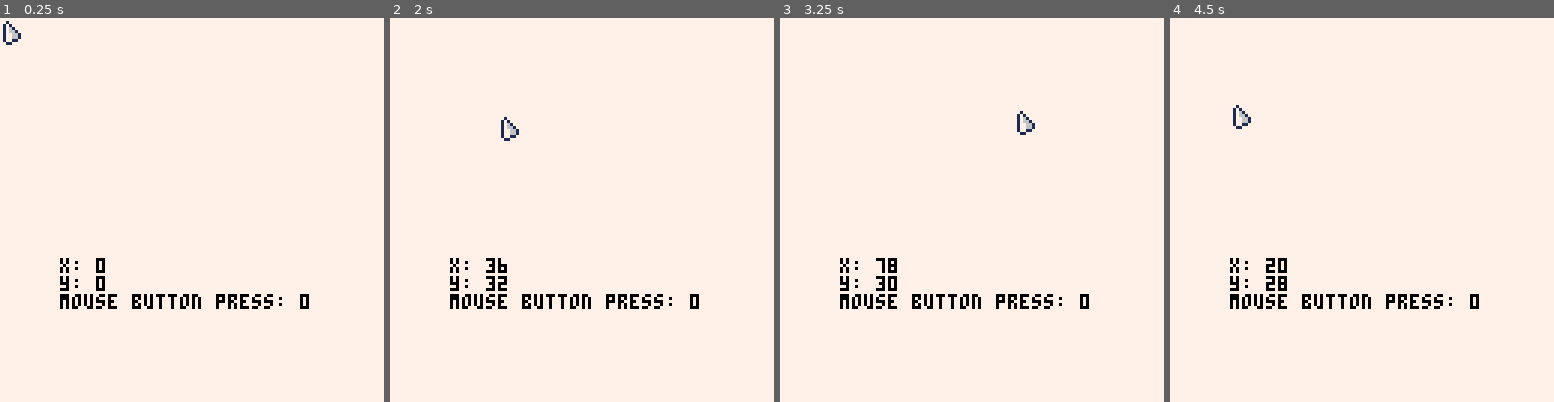
Above: before the commit, frames 1-4 (left to right).
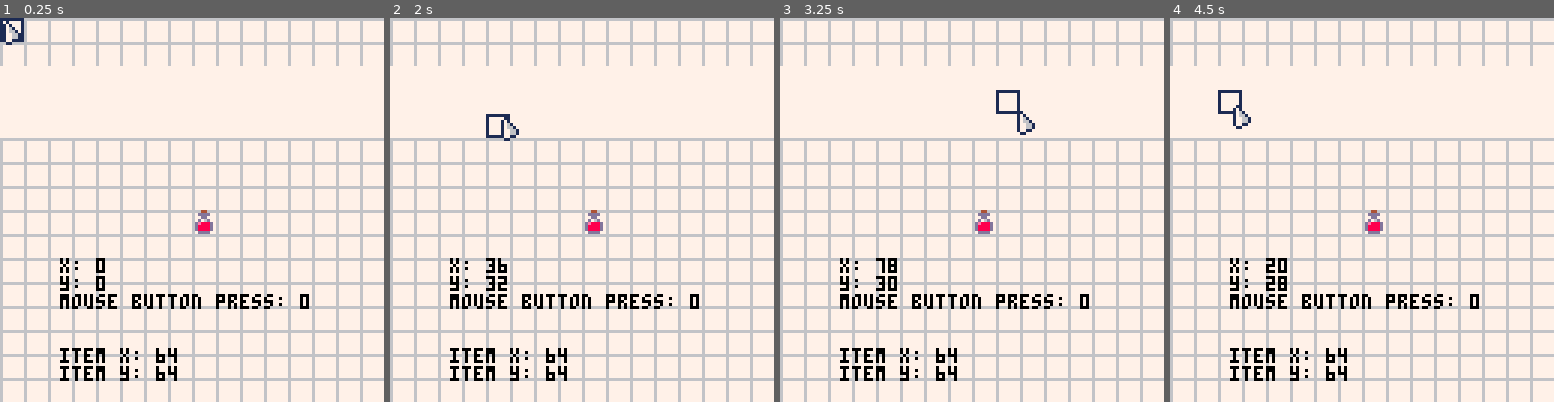
Above: after the commit, the same moments.

Repository: MaxFillline/alchemerge
Game: PICO-8 cartridge alchemerge.p8
Two runs of this game, one before a commit and one after it. Both use one fixed random seed, a clock stepped at 60 frames per second and the inputs below.
Inputs (mouse positions are in pixels of both pictures, inside the frame that each line leads up to):
- Up to frame 1 (0.25 s): no input
- Up to frame 2 (2 s): tap X (X key) at 0.33, 1.07, 1.85 s; click (670, 121) at 0.67 s; tap O (Z key) at 0.7, 1.7 s; click (436, 267) at 1.22 s; hold Right from 1.6 s (still down); click (497, 114) at 1.77 s
- Up to frame 3 (3.25 s): release Right at 2.1 s; tap O (Z key) at 2.1, 2.5, 2.9 s; hold Up 2.15-2.42 s; click (952, 259) at 2.32 s; hold Right 2.47-3.03 s; click (1014, 106) at 2.87 s; tap X (X key) at 2.97 s; hold Left from 3.08 s (still down)
- Up to frame 4 (4.5 s): tap O (Z key) at 3.3, 3.7, 4.1 s; click (1465, 256) at 3.42 s; release Left at 3.58 s; hold Down 3.63-3.97 s; click (1231, 102) at 3.97 s; hold Right from 4.02 s (still down); tap X (X key) at 4.08 s

The runs differ from the first frame. In frame 1, 19% of the frame differs, in the area x 0-100%, y 0-100%; in frame 2, 19%; in frame 3, 19%; in frame 4, 19%.

Commit message:
stashing changes

Diff:
--- a/alchemerge.p8
+++ b/alchemerge.p8
@@ -10,11 +10,28 @@
 --controls
 #include controls.lua
 __gfx__
-00000000010000000000000000000000000000000000000000000000000000000000000000000000000000000000000000000000000000000000000000000000
-00000000171000000000000000000000000000000000000000000000000000000000000000000000000000000000000000000000000000000000000000000000
-00700700176100000000000000000000000000000000000000000000000000000000000000000000000000000000000000000000000000000000000000000000
-00077000176610000000000000000000000000000000000000000000000000000000000000000000000000000000000000000000000000000000000000000000
-00077000177661000000000000000000000000000000000000000000000000000000000000000000000000000000000000000000000000000000000000000000
-00700700177661000000000000000000000000000000000000000000000000000000000000000000000000000000000000000000000000000000000000000000
-00000000177110000000000000000000000000000000000000000000000000000000000000000000000000000000000000000000000000000000000000000000
-00000000011000000000000000000000000000000000000000000000000000000000000000000000000000000000000000000000000000000000000000000000
+00000000010000000004400066666666111111110000000000000000000000000000000000000000000000000000000000000000000000000000000000000000
+000000001710000000dddd0067777777100000010000000000000000000000000000000000000000000000000000000000000000000000000000000000000000
+0070070017610000000dd00067777777100000010000000000000000000000000000000000000000000000000000000000000000000000000000000000000000
+000770001766100000d76d0067777777100000010000000000000000000000000000000000000000000000000000000000000000000000000000000000000000
+00077000177661000de888d067777777100000010000000000000000000000000000000000000000000000000000000000000000000000000000000000000000
+00700700177661000d8888d067777777100000010000000000000000000000000000000000000000000000000000000000000000000000000000000000000000
+00000000177110000d8888d067777777100000010000000000000000000000000000000000000000000000000000000000000000000000000000000000000000
+000000000110000000dddd0067777777111111110000000000000000000000000000000000000000000000000000000000000000000000000000000000000000
+__map__
+0303030303030303030303030303030300000000000000000000000000000000000000000000000000000000000000000000000000000000000000000000000000000000000000000000000000000000000000000000000000000000000000000000000000000000000000000000000000000000000000000000000000000000
+0303030303030303030303030303030300000000000000000000000000000000000000000000000000000000000000000000000000000000000000000000000000000000000000000000000000000000000000000000000000000000000000000000000000000000000000000000000000000000000000000000000000000000
+0000000000000000000000000000000000000000000000000000000000000000000000000000000000000000000000000000000000000000000000000000000000000000000000000000000000000000000000000000000000000000000000000000000000000000000000000000000000000000000000000000000000000000
+0000000000000000000000000000000000000000000000000000000000000000000000000000000000000000000000000000000000000000000000000000000000000000000000000000000000000000000000000000000000000000000000000000000000000000000000000000000000000000000000000000000000000000
+0000000000000000000000000000000000000000000000000000000000000000000000000000000000000000000000000000000000000000000000000000000000000000000000000000000000000000000000000000000000000000000000000000000000000000000000000000000000000000000000000000000000000000
+0303030303030303030303030303030300000000000000000000000000000000000000000000000000000000000000000000000000000000000000000000000000000000000000000000000000000000000000000000000000000000000000000000000000000000000000000000000000000000000000000000000000000000
+0303030303030303030303030303030300000000000000000000000000000000000000000000000000000000000000000000000000000000000000000000000000000000000000000000000000000000000000000000000000000000000000000000000000000000000000000000000000000000000000000000000000000000
+0303030303030303030303030303030300000000000000000000000000000000000000000000000000000000000000000000000000000000000000000000000000000000000000000000000000000000000000000000000000000000000000000000000000000000000000000000000000000000000000000000000000000000
+0303030303030303030303030303030300000000000000000000000000000000000000000000000000000000000000000000000000000000000000000000000000000000000000000000000000000000000000000000000000000000000000000000000000000000000000000000000000000000000000000000000000000000
+0303030303030303030303030303030300000000000000000000000000000000000000000000000000000000000000000000000000000000000000000000000000000000000000000000000000000000000000000000000000000000000000000000000000000000000000000000000000000000000000000000000000000000
+0303030303030303030303030303030300000000000000000000000000000000000000000000000000000000000000000000000000000000000000000000000000000000000000000000000000000000000000000000000000000000000000000000000000000000000000000000000000000000000000000000000000000000
+0303030303030303030303030303030300000000000000000000000000000000000000000000000000000000000000000000000000000000000000000000000000000000000000000000000000000000000000000000000000000000000000000000000000000000000000000000000000000000000000000000000000000000
+0303030303030303030303030303030300000000000000000000000000000000000000000000000000000000000000000000000000000000000000000000000000000000000000000000000000000000000000000000000000000000000000000000000000000000000000000000000000000000000000000000000000000000
+0303030303030303030303030303030300000000000000000000000000000000000000000000000000000000000000000000000000000000000000000000000000000000000000000000000000000000000000000000000000000000000000000000000000000000000000000000000000000000000000000000000000000000
+0303030303030303030303030303030300000000000000000000000000000000000000000000000000000000000000000000000000000000000000000000000000000000000000000000000000000000000000000000000000000000000000000000000000000000000000000000000000000000000000000000000000000000
+0303030303030303030303030303030300000000000000000000000000000000000000000000000000000000000000000000000000000000000000000000000000000000000000000000000000000000000000000000000000000000000000000000000000000000000000000000000000000000000000000000000000000000
--- a/controls.lua
+++ b/controls.lua
@@ -1,11 +1,34 @@
 function icontrols()
-    mousepressed=0
+    mouse={
+        x=0,
+        y=0,
+        pressed=0,
+        selx=0,
+        sely=0
+    }
 end
 
 function ucontrols()
-    mousepressed=stat(34)
+    --mouse
+    mouse.pressed=stat(34)
+    mouse.x=stat(32)+1
+    mouse.y=stat(33)+1
+    mouse.selx=flr(mouse.x/8)*8
+    mouse.sely=flr(mouse.y/8)*8
+    --buttons
+    --if btnp then turn off mouse updates, then vice versa
+    -- if btn(0) then
+    --     mouse.x=mouse.x-8
+    -- elseif btn(1) then
+    --     mouse.x=mouse.x+8
+    -- elseif btn(2) then
+    --     mouse.y=mouse.y-8
+    -- elseif btn(3) then
+    --     mouse.y=mouse.y+8
+    -- end
 end
 
 function dcontrols()
-    spr(1, stat(32)+1, stat(33)+1)
+    spr(4, mouse.selx, mouse.sely)
+    spr(1, mouse.x, mouse.y)
 end
--- a/debug.lua
+++ b/debug.lua
@@ -8,8 +8,11 @@
         print("x: "..stat(32), 20, 80, 0)
         print("y: "..stat(33), 20, 86, 0)
         print("mouse button press: "..stat(34), 20, 92, 0)
-        if mousepressed == 1 then
+        if mouse.pressed==1 then
             print("mouse button pressed", 20, 98, 0)
         end
+        --item
+        print("item x: "..item.x, 20, 110, 0)
+        print("item y: "..item.y, 20, 116, 0)
     end
 end
--- a/main.lua
+++ b/main.lua
@@ -2,14 +2,25 @@
     poke(0x5F2D, 1)
     icontrols()
     idebug()
+    item={
+        x=64,
+        y=64,
+        spr=2
+    }
 end
 
 function _update()
     ucontrols()
+    if mouse.pressed==1 and mouse.selx==item.x and mouse.sely==item.y then --make function to check if mouse is over item
+        item.x=mouse.selx
+        item.y=mouse.sely
+    end
 end
 
 function _draw()
     cls(7)
+    map()
+    spr(item.spr, item.x, item.y)
     dcontrols()
     ddbug()
 end
